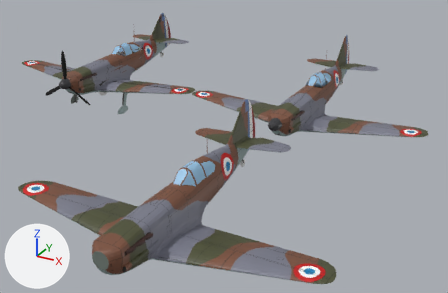
The FBX model Assets/1.Sof Objects/Aircrafts/D.520/D.520.fbx: old version first, new version second.
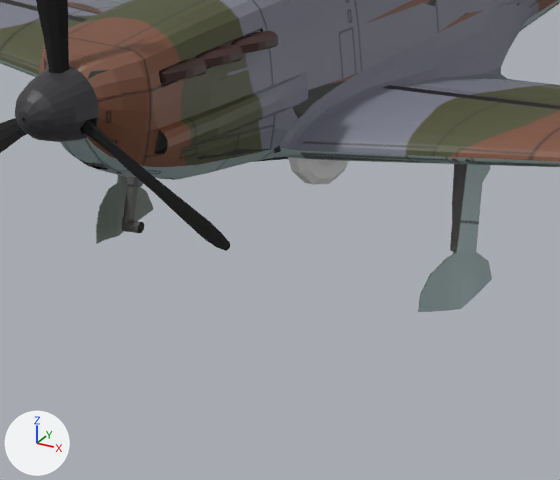
There are two pictures of each version: one whole from a 50 mm camera at (18.54, -22.58, 8.38) aimed at (7.8, -3.05, -1.38), one close up on the part from 13% to 31% of the width and 23% to 47% of the height. Arrows for +X, +Y and +Z are at lower left; the lights stay in place. Where no turn or scale is listed for an object, it has been applied to the vertices. Vertices at the same position are counted once.

The first close-up shows 'D.520 Fuselage', 'D.520 Fuselage Collider', 'D.520 Left Gear', 'D.520 Left Wing Section 1', 'D.520 Left Wing Section 2', 'D.520 Nose', 'D.520 Nose Collider', 'D.520 Propeller', 'D.520 Right Gear', 'D.520 Right Wing Section 2', 'D.520 Spinner', 'D.520 Wheel'.
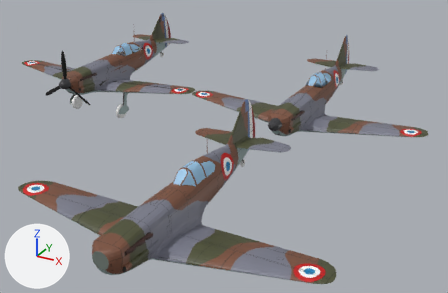
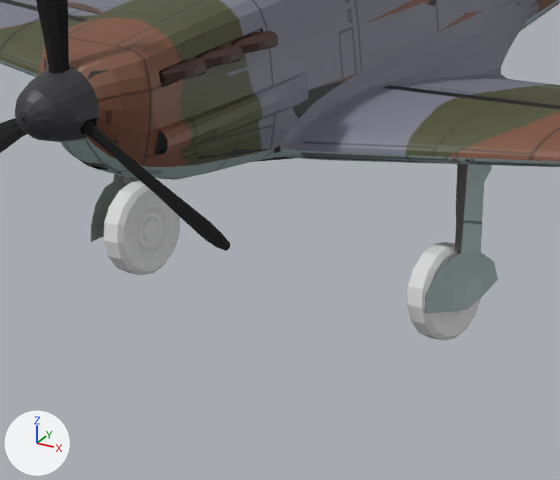
Where the newer file only moved an object's origin or applied its transform, the numbers keep the older frame.

Where the change shows, as pixel boxes [x1, y1, x2, y2] in the close-ups (560 x 480 px; the box of a moved part takes in the faces that stretch with it):
'D.520 Left Gear', reshaped, turned
    before: [418, 164, 492, 312]
    after: [424, 164, 498, 313]
'D.520 Right Wheel', added
    after: [104, 181, 180, 275]
'D.520 Left Wheel', added
    after: [407, 242, 481, 341]
'D.520 Right Gear', reshaped, turned
    before: [96, 175, 154, 244]
    after: [91, 174, 139, 242]
'D.520 Wheel', deleted
    before: [288, 157, 349, 185]
part 1 of me_cube_016, moved or reshaped
    before: [96, 175, 154, 244]
    after: [91, 174, 123, 242]
part 2 of me_cube_016, added
    after: [121, 176, 139, 185]
part 3 of me_cube_016, cut back
    before: [125, 176, 143, 187]
part 4 of me_cube_076, moved or reshaped
    before: [418, 164, 492, 312]
    after: [424, 164, 498, 313]
part 5 of me_cube_076, added (black)
    after: [455, 164, 467, 253]
part 6 of me_cube_076, deleted (black)
    before: [450, 164, 466, 252]

The edits, one by one:
me_cube_016 is used by ob_d_520_right_gear; location (-1.42, -0.88, -0.69); rotation (1.292, 0.0436, 0.0), in degrees (74, 2.5, 0); scale (0.01, 0.01, 0.01).
me_cube_016 had 104 vertices, 107 faces and spanned x -6.8..10.7, y -114.7..11.5, z -31.5..35.8.
me_cube_016 now has 161 vertices, 168 faces and spans x -9.8..105.9, y -19.4..8.9, z -10.5..65.0.
me_cube_016 part 1: the loose piece of 42 vertices spanning x -6.8..7.0, y -114.7..11.5, z -31.5..35.8 is multiplied about the mesh origin by the matrix ((0.148, -0.951, -0.273), (0.989, 0.142, 0.041), (0.0, -0.276, 0.961)).
me_cube_016 part 2: a new loose piece of 118 vertices spanning x -5.7..73.0, y -12.7..8.9, z -8.8..25.9, in mat_d_520 (picture img_d_520_png).
me_cube_016 part 3: 62 vertices removed from x -4.2..10.7, y -74.6..5.7, z -7.8..7.6; 1 vertex added at x -4.6, y 1.3, z -4.0.
me_cube_076 is used by ob_d_520_left_gear; location (1.42, -0.88, -0.69); rotation (1.292, -0.0436, 0.0), in degrees (74, -2.5, 0); scale (0.01, 0.01, 0.01).
me_cube_076 had 104 vertices, 107 faces and spanned x -10.7..6.8, y -114.7..11.5, z -31.5..35.8.
me_cube_076 now has 160 vertices, 168 faces and spans x -105.9..9.8, y -19.4..8.9, z -10.5..65.0.
me_cube_076 part 4: the loose piece of 42 vertices spanning x -7.0..6.8, y -114.7..11.5, z -31.5..35.8 is multiplied about the mesh origin by the matrix ((0.148, 0.951, 0.273), (-0.989, 0.142, 0.041), (0.0, -0.276, 0.961)).
me_cube_076 part 5: a new loose piece of 118 vertices spanning x -73.0..5.7, y -12.7..8.9, z -8.8..25.9, in mat_d_520 (picture img_d_520_png).
me_cube_076 part 6: 62 vertices removed from x -10.7..4.2, y -74.6..5.7, z -7.8..7.6.
Mesh me_circle_001 is new.
It has 281 vertices, 301 faces and spans x -0.104..0.099, y -0.329..0.329, z -0.329..0.329.
Mesh me_circle_002 is new.
It has 281 vertices, 301 faces and spans x -0.099..0.104, y -0.329..0.329, z -0.329..0.329.
Object 'D.520 Wheel' (ob_d_520_wheel) is deleted.
Object 'D.520 Right Gear' (ob_d_520_right_gear) turns from (74, 2.5, 0) to (90, 87, 0) degrees about x, y and z.
Object 'D.520 Left Gear' (ob_d_520_left_gear) turns from (74, -2.5, 0) to (90, -87, 0) degrees about x, y and z.
Object 'D.520 Right Wheel' (ob_d_520_right_wheel) is new; it shows me_circle_001.
Its location is (-1.322, -1.144, -1.691).
Object 'D.520 Left Wheel' (ob_d_520_left_wheel) is new; it shows me_circle_002.
Its location is (1.322, -1.144, -1.691).
